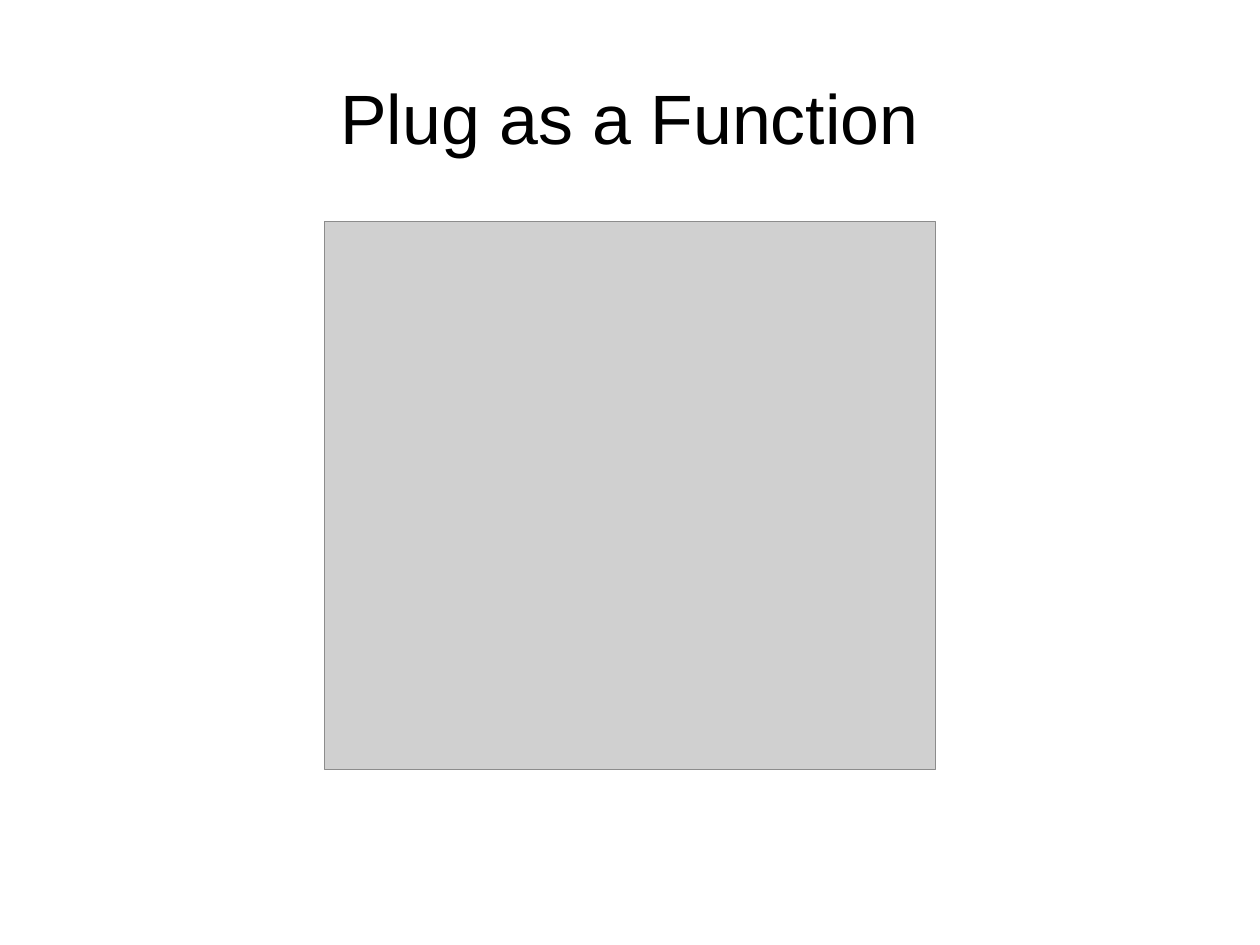
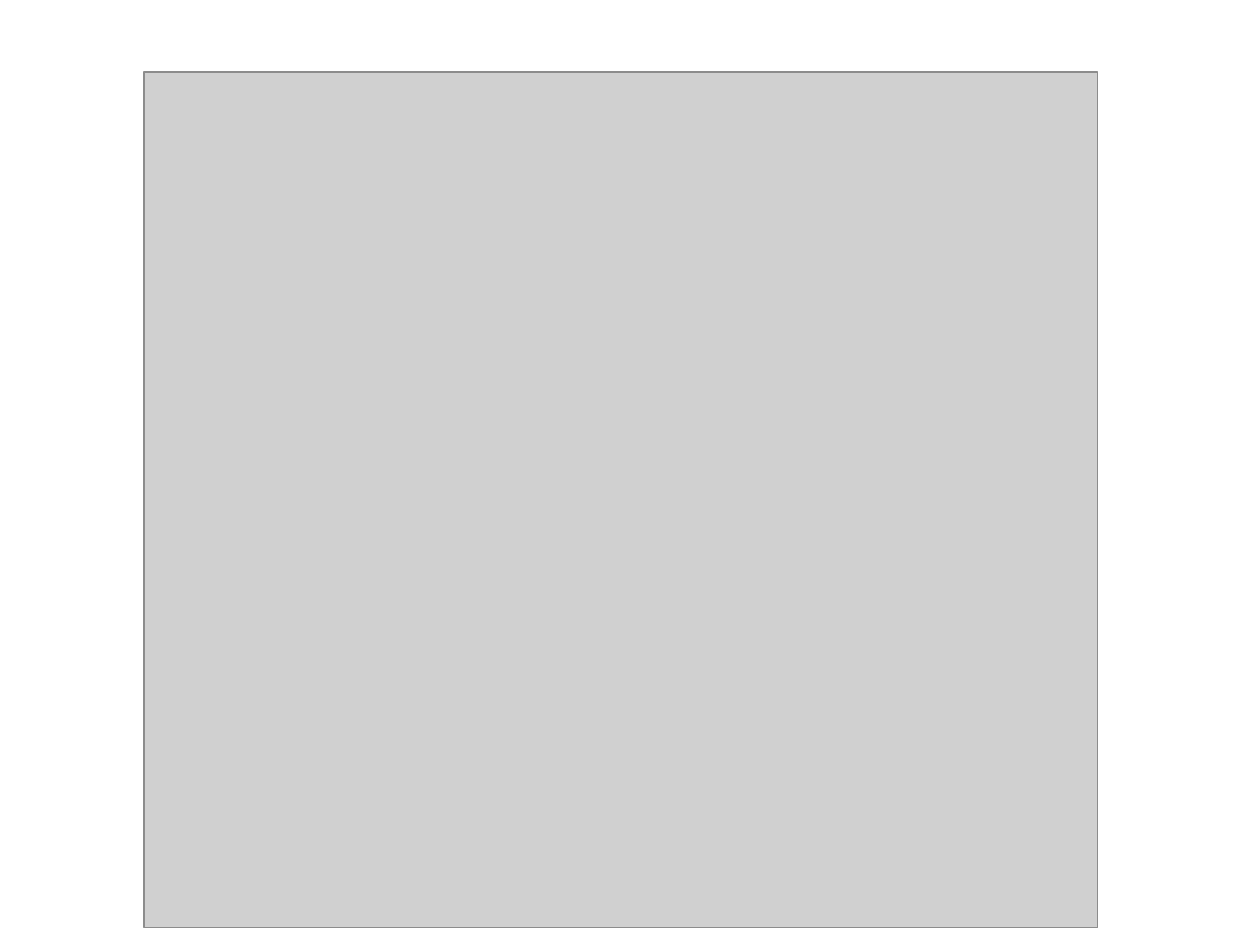
Before and after one commit to ramortegui/talks, a slide deck: slide 12 of odps/working_with_phoenix.odp. Drawn at 1260x945 pixels with LibreOffice and Linux fonts; fonts in the diff are those of the drawing; grey boxes stand for pictures. Boxes give left, top, right and bottom in pixels: in the first picture for what was removed or moved away, otherwise in the second. Text is boxed around its words. In the diff, an @@ line names an element or a change of style, - is before the commit and + after.

```diff
--- a/odps/working_with_phoenix.odp
+++ b/odps/working_with_phoenix.odp
@@ picture: place and size @@
-picture at <box>325,221,936,768</box>
+picture at <box>144,72,1099,928</box>
@@ title removed at <box>340,93,919,157</box> @@
-Plug as a Function
```
Also in this commit, not shown: 1 slide added, 1 slide removed, 2 other files.
